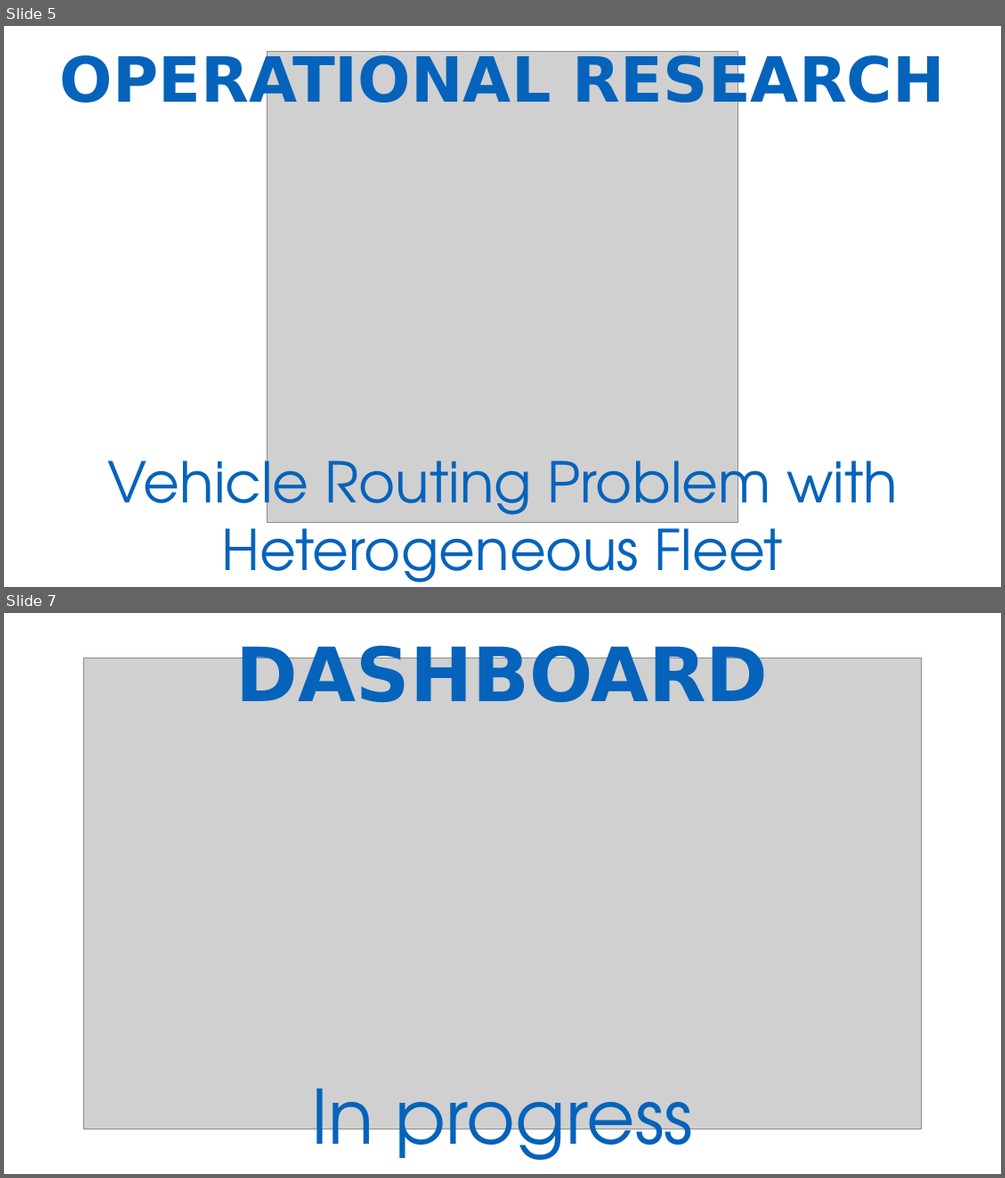
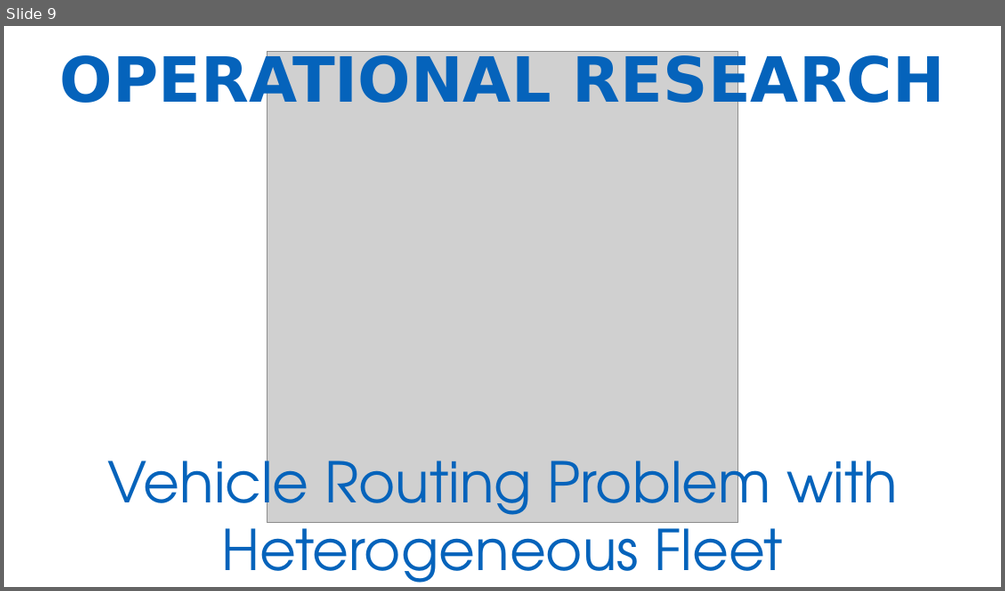
Before and after one commit to diassmatheus/en, a slide deck: assets/img/portfolio/cards-portifolio.pptx. Shown one above the other, each under a label of ours: slides 5 and 7 before the commit, slide 9 after it; the slides between them are not shown. The pictures are 1005x1178 and 1005x591 pixels, drawn with LibreOffice and Linux fonts; fonts in the diff are those of the drawing; grey boxes stand for pictures. Boxes give left, top, right and bottom in pixels: in the first picture for what was removed or moved away, otherwise in the second. Text is boxed around its words. In the diff, an @@ line names an element or a change of style, - is before the commit and + after.

```diff
--- a/assets/img/portfolio/cards-portifolio.pptx
+++ b/assets/img/portfolio/cards-portifolio.pptx
@@ slide 7 removed at <box>4,613,1001,1174</box>, background #FFFFFF @@
@@ picture removed at <box>84,657,922,1129</box> @@
@@ text removed at <box>236,641,769,702</box> @@
-DASHBOARD
@@ text removed at <box>312,1088,693,1174</box> @@
-In progress
@@ what was slide 5 is now slide 9 @@
```
Also in this commit, not shown: 1 slide changed, 4 slides added, 1 other slide removed, 6 other files.
